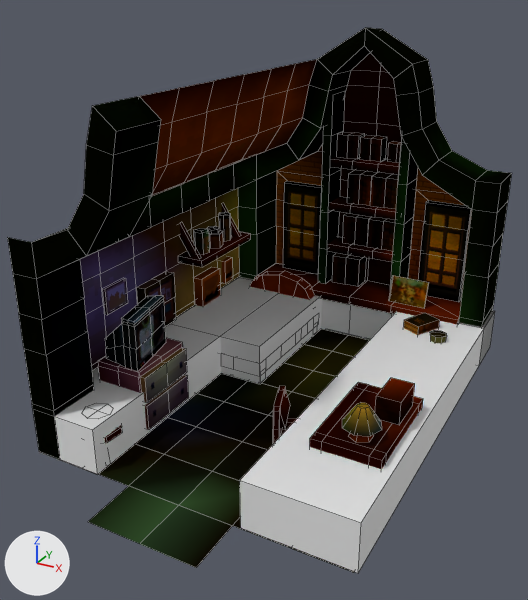
The Blender file games/cat_adventure/assets/raw/house_psx.blend, before and after one commit.
Both versions are drawn from a 50 mm camera at (3.82, -8.11, 5.39) aimed at (-0.25, -0.69, 1.68). The lights are fixed; the arrows at lower left show +X, +Y and +Z. Mesh edges are drawn as thin lines.

Objects in the first picture: 'Coll1', 'Coll1.001', 'Coll1.002', 'Coll1.003', 'RoomPiece2.SD'.
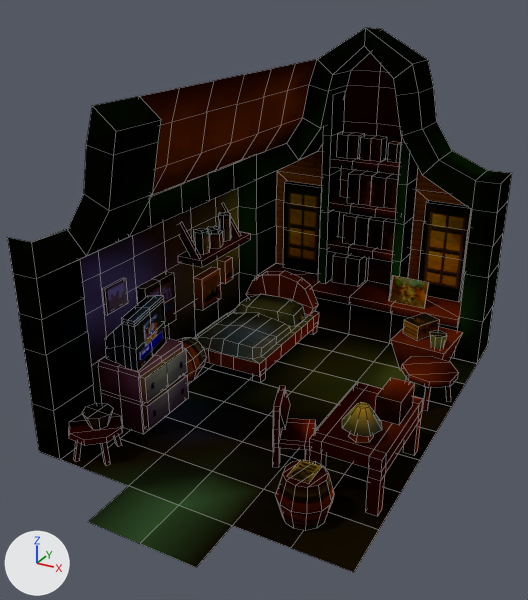
Boxes (x1, y1, x2, y2) around the edits, measured in the pictures (528 x 600 px):
```json
{"object": "Coll1.003", "change": "hidden", "before": [240, 310, 495, 573]}
{"object": "Coll1.001", "change": "hidden", "before": [41, 277, 278, 474]}
{"object": "Coll1", "change": "hidden", "before": [220, 293, 322, 384]}
{"object": "Coll1.002", "change": "hidden", "before": [240, 277, 495, 364]}
```

Scene script edits in JSON lines:
```json
{"op": "add", "block": "ob_coll1", "code": "ob_coll1.hide_set(True)  # its collection is switched off"}
{"op": "add", "block": "ob_coll1_001", "code": "ob_coll1_001.hide_set(True)  # its collection is switched off"}
{"op": "add", "block": "ob_coll1_002", "code": "ob_coll1_002.hide_set(True)  # its collection is switched off"}
{"op": "add", "block": "ob_coll1_003", "code": "ob_coll1_003.hide_set(True)  # its collection is switched off"}
```
